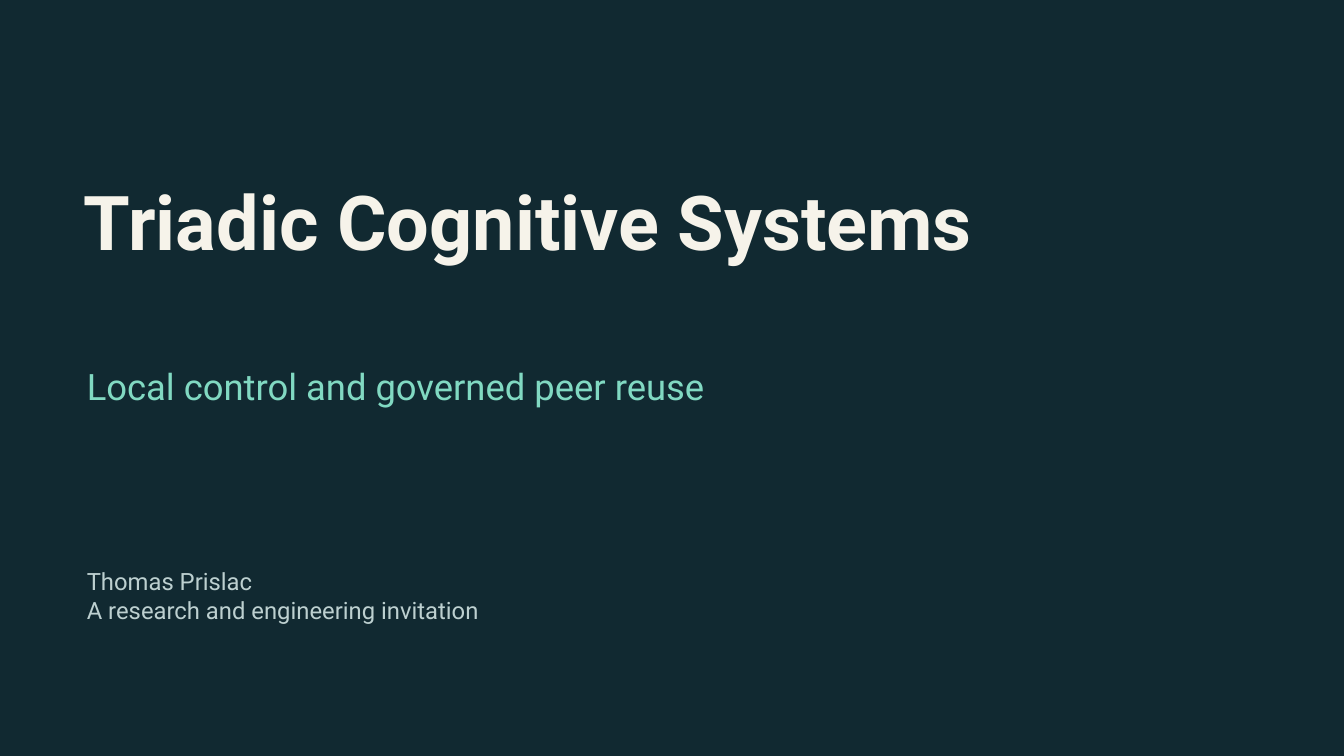
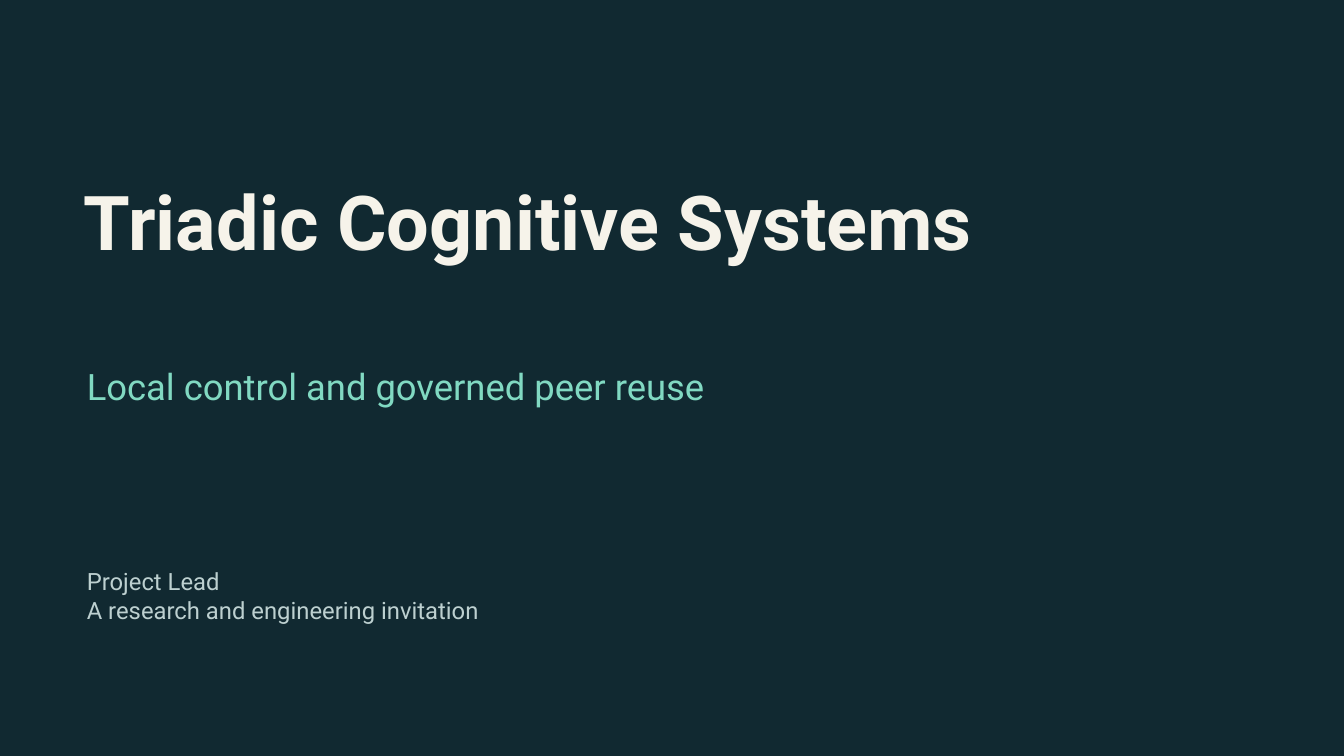
Before and after one commit to pdxvoiceteacher/control-anchor-reviewer-demo, a slide deck: slide 1 of media/Triadic_Cognition_P2P_Video_Slides_Reviewer_Update.pptx. Drawn at 1344x756 pixels with LibreOffice and Linux fonts; fonts in the diff are those of the drawing. Boxes give left, top, right and bottom in pixels: in the first picture for what was removed or moved away, otherwise in the second. Text is boxed around its words. In the diff, an @@ line names an element or a change of style, - is before the commit and + after.

Commit message:
Import exact reviewed Project Lead media revision and preserve provenance

```diff
--- a/media/Triadic_Cognition_P2P_Video_Slides_Reviewer_Update.pptx
+++ b/media/Triadic_Cognition_P2P_Video_Slides_Reviewer_Update.pptx
@@ text at bbox=[87, 572, 220, 595]: text changed @@
-Thomas Prislac
+Project Lead
```
Also in this commit, not shown: 9 other files.
